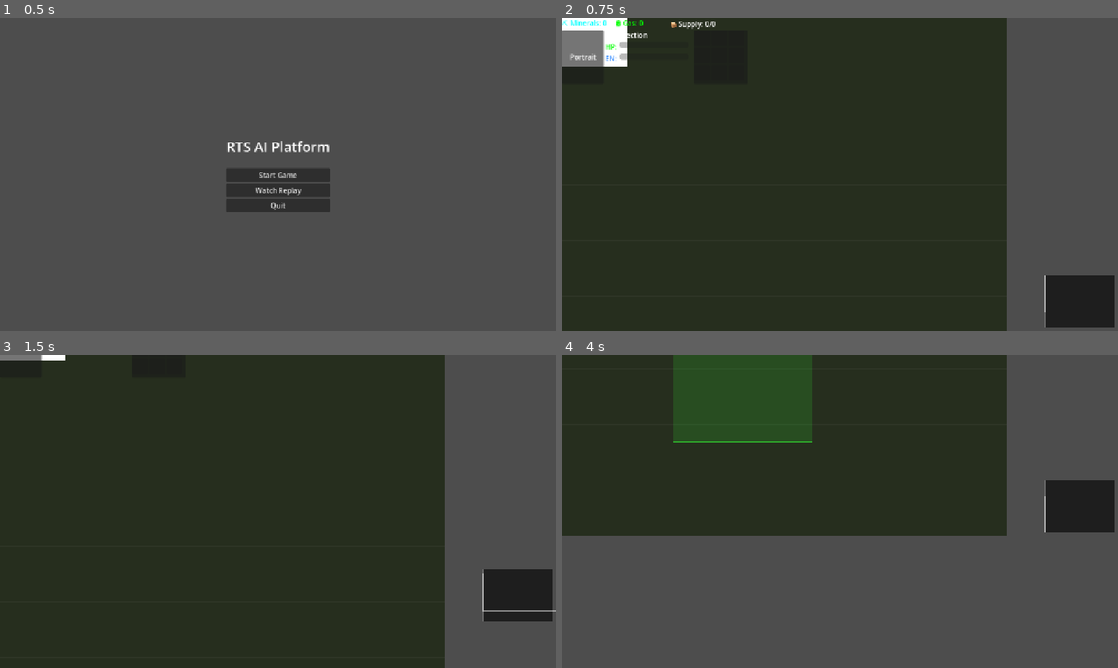
Above: before the commit, frames 1-4 (two rows, left to right).
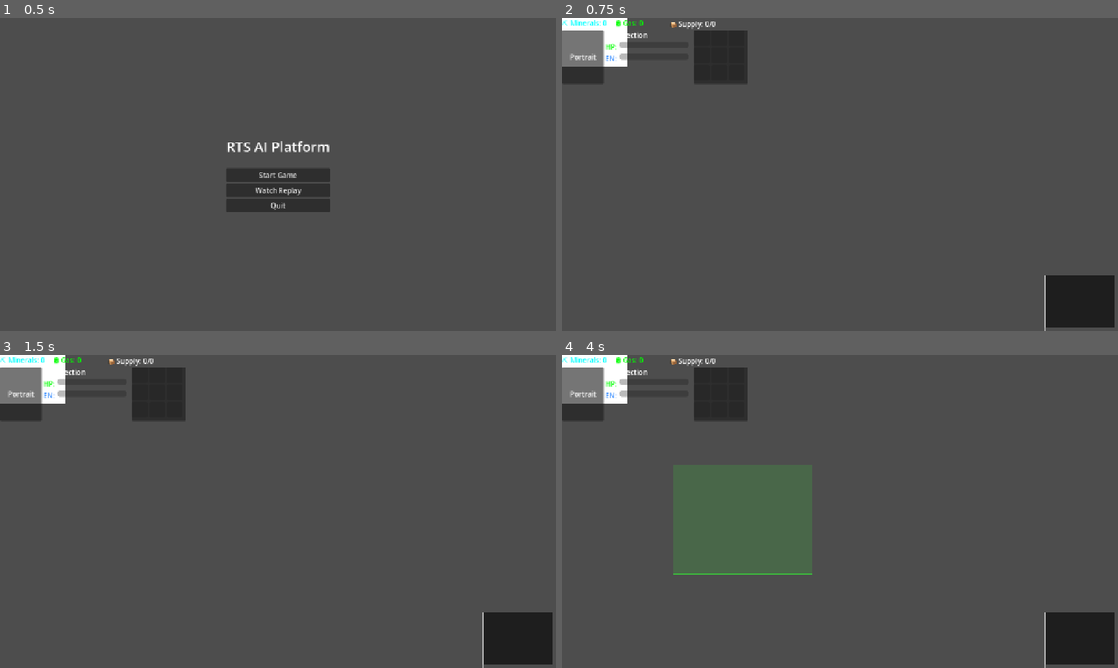
Above: after the commit, the same moments.

Repository: yuyou1983/rts-ai-platform
Game: Godot game, scene res://scenes/main_menu.tscn
The game is run twice, just before and just after one commit, with the same random seed, the same clock (stepped at 60 frames per second) and the same inputs.
Inputs (mouse positions are in pixels of both pictures, inside the frame that each line leads up to):
- Up to frame 1 (0.5 s): no input
- Up to frame 2 (0.75 s): click "Start Game" at 0.5 s
- Up to frame 3 (1.5 s): tap Enter at 1.25 s; move the mouse to (400, 495) at 1.27 s; hold S (move_camera_down) from 1.28 s (still down); click (400, 495) at 1.42 s
- Up to frame 4 (4 s): release S (move_camera_down) at 2 s; drag from (728, 527) to (812, 574) at 2.02 s; move the mouse to (895, 442) at 2.77 s; hold D (move_camera_right) 2.78-3.5 s; click (895, 442) at 2.92 s; tap Space at 3.5 s; drag from (812, 574) to (673, 464) at 3.52 s

Frame 1 is identical in both runs. In frame 2, 76% of the frame differs, in the area x 0-87%, y 0-100%; in frame 3, 81%, in the area x 0-100%, y 0-100%; in frame 4, 53%.
Error before the commit: Trying to assign value of type 'Window' to a variable of type 'Node2D'. (res://scripts/minimap_rect.gd:17)
Error after the commit: Parse Error: Class "AudioManager" hides an autoload singleton. (res://scripts/audio_manager.gd:1)

Commit message:
feat(godot): Retina support, correct sprite frames, audio manager
Retina adaptation:
- project.godot: allow_hidpi=true, autoload AudioManager
- camera_controller: DPI-aware zoom (2x on Retina ≥192 DPI)
- camera_controller: cell_size 16→1, fix clamp for TILE_SIZE=1
- game_view: _cell 16→1, simplify world↔tile conversions

Sprite frames (corrected from SC1 source):
- Zergling: 42×86, moving=7, attack=5
- Marine: 128×128, moving=9, attack=7
- Zealot: 44×84, moving=8, attack=5
- Drone: 48×86, Hydralisk: 50×86 height fix

Audio system:
- New AudioManager autoload with SFX/Voice/Ambient bus pools
- Voice cooldown (0.3s) prevents audio spam
- EntityVisual triggers selection/attack/death sounds
- 224 tests still passing

Diff:
--- a/godot/project.godot
+++ b/godot/project.godot
@@ -24,6 +24,7 @@
 window/size/viewport_width=1280
 window/size/viewport_height=720
 window/stretch/mode="canvas_items"
+window/dpi/allow_hidpi=true
 
 [input]
 
@@ -65,6 +66,14 @@
 2d_physics/layer_3="resources"
 2d_physics/layer_4="terrain"
 
+[autoload]
+
+AudioManager="*res://scripts/audio_manager.gd"
+
 [rendering]
 
 textures/vram_compression/import_etc2_astc=true
+
+[internationalization]
+
+rendering/text_url_lookup=true
--- a/godot/resources/sprite_frames_config.json
+++ b/godot/resources/sprite_frames_config.json
@@ -21,13 +21,13 @@
     },
     "Marine": {
       "file": "res://assets/sprites/units/Marine.png",
-      "frame_width": 44,
-      "frame_height": 44,
-      "directions": 8,
-      "animations": {
-        "idle": 1,
-        "moving": 4,
-        "attack": 4,
+      "frame_width": 128,
+      "frame_height": 128,
+      "directions": 8,
+      "animations": {
+        "idle": 1,
+        "moving": 9,
+        "attack": 7,
         "die": 1
       }
     },
@@ -176,8 +176,8 @@
     },
     "Drone": {
       "file": "res://assets/sprites/units/Drone.png",
-      "frame_width": 40,
-      "frame_height": 44,
+      "frame_width": 48,
+      "frame_height": 86,
       "directions": 8,
       "animations": {
         "idle": 1,
@@ -189,20 +189,20 @@
     },
     "Zergling": {
       "file": "res://assets/sprites/units/Zergling.png",
-      "frame_width": 34,
-      "frame_height": 28,
-      "directions": 8,
-      "animations": {
-        "idle": 1,
-        "moving": 6,
-        "attack": 4,
+      "frame_width": 42,
+      "frame_height": 86,
+      "directions": 8,
+      "animations": {
+        "idle": 1,
+        "moving": 7,
+        "attack": 5,
         "die": 1
       }
     },
     "Hydralisk": {
       "file": "res://assets/sprites/units/Hydralisk.png",
       "frame_width": 50,
-      "frame_height": 50,
+      "frame_height": 86,
       "directions": 8,
       "animations": {
         "idle": 1,
@@ -367,13 +367,13 @@
     },
     "Zealot": {
       "file": "res://assets/sprites/units/Zealot.png",
-      "frame_width": 42,
-      "frame_height": 44,
-      "directions": 8,
-      "animations": {
-        "idle": 1,
-        "moving": 6,
-        "attack": 4,
+      "frame_width": 44,
+      "frame_height": 84,
+      "directions": 8,
+      "animations": {
+        "idle": 1,
+        "moving": 8,
+        "attack": 5,
         "die": 1
       }
     },
--- /dev/null
+++ b/godot/scripts/audio_manager.gd
@@ -0,0 +1,133 @@
+class_name AudioManager
+extends Node
+
+## Central audio system for the RTS game.
+## Handles unit voices, SFX, and ambient audio.
+
+# ── Bus layout ──
+# Master
+#   ├─ SFX
+#   ├─ Voice
+#   └─ Ambient
+
+var _voice_players: Array[AudioStreamPlayer] = []
+var _sfx_players: Array[AudioStreamPlayer] = []
+var _ambient_player: AudioStreamPlayer = null
+var _cache: Dictionary = {}  # path → AudioStream
+
+const MAX_VOICE := 2
+const MAX_SFX := 8
+const VOICE_COOLDOWN := 0.3  # seconds between same-unit voice lines
+
+var _last_voice_time: Dictionary = {}  # unit_name → timestamp
+
+func _ready() -> void:
+	# Create audio buses if they don't exist
+	if not AudioServer.get_bus_count() > 0:
+		AudioServer.add_bus()  # Master (0)
+	if AudioServer.get_bus_count() < 2:
+		AudioServer.add_bus()  # SFX (1)
+		AudioServer.set_bus_name(1, "SFX")
+		AudioServer.set_bus_send(1, "Master")
+	if AudioServer.get_bus_count() < 3:
+		AudioServer.add_bus()  # Voice (2)
+		AudioServer.set_bus_name(2, "Voice")
+		AudioServer.set_bus_send(2, "Master")
+	if AudioServer.get_bus_count() < 4:
+		AudioServer.add_bus()  # Ambient (3)
+		AudioServer.set_bus_name(3, "Ambient")
+		AudioServer.set_bus_send(3, "Master")
+
+	for i in range(MAX_VOICE):
+		var p := AudioStreamPlayer.new()
+		p.bus = "Voice"
+		add_child(p)
+		_voice_players.append(p)
+
+	for i in range(MAX_SFX):
+		var p := AudioStreamPlayer.new()
+		p.bus = "SFX"
+		add_child(p)
+		_sfx_players.append(p)
+
+	_ambient_player = AudioStreamPlayer.new()
+	_ambient_player.bus = "Ambient"
+	add_child(_ambient_player)
+
+func _get_stream(path: String) -> AudioStream:
+	if _cache.has(path):
+		return _cache[path]
+	if not ResourceLoader.exists(path):
+		return null
+	var stream = ResourceLoader.load(path)
+	if stream:
+		_cache[path] = stream
+	return stream
+
+func _get_idle_player(pool: Array) -> AudioStreamPlayer:
+	for p in pool:
+		if not p.playing:
+			return p
+	return null
+
+# ── Public API ──
+
+## Play a unit voice line (e.g., Zergling_selected, Marine_moving)
+func play_unit_voice(unit_name: String, action: String) -> void:
+	var key := "%s_%s" % [unit_name, action]
+	var now := Time.get_ticks_msec() / 1000.0
+	if _last_voice_time.get(key, 0.0) + VOICE_COOLDOWN > now:
+		return
+	_last_voice_time[key] = now
+	var path := "res://assets/audio/units/%s_%s.wav" % [unit_name, action]
+	var stream := _get_stream(path)
+	if stream == null:
+		return
+	var player := _get_idle_player(_voice_players)
+	if player:
+		player.stream = stream
+		player.play()
+
+## Play a gameplay SFX
+func play_sfx(path: String, volume_db: float = 0.0) -> void:
+	var stream := _get_stream(path)
+	if stream == null:
+		return
+	var player := _get_idle_player(_sfx_players)
+	if player:
+		player.stream = stream
+		player.volume_db = volume_db
+		player.play()
+
+## Play building construction sound
+func play_build_sound(building_type: String) -> void:
+	play_sfx("res://assets/audio/sfx/Terran_build.wav" if building_type.find("Terran") >= 0 or building_type in ["SupplyDepot", "Barracks", "Factory", "CommandCenter"] else "res://assets/audio/sfx/Protoss_build.wav" if building_type in ["Pylon", "Gateway", "Nexus", "Assimilator", "Forge", "CyberneticsCore"] else "res://assets/audio/sfx/Zerg_build.wav")
+
+## Play attack sound
+func play_attack_sound(unit_name: String) -> void:
+	play_unit_voice(unit_name, "attack")
+
+## Play selection sound
+func play_selection_sound(unit_name: String) -> void:
+	play_unit_voice(unit_name, "selected")
+
+## Play death sound for unit
+func play_death_sound(unit_name: String) -> void:
+	play_sfx("res://assets/audio/units/%s_death.wav" % unit_name)
+
+## Set ambient track
+func set_ambient(path: String) -> void:
+	var stream := _get_stream(path)
+	if stream and _ambient_player:
+		_ambient_player.stream = stream
+		_ambient_player.play()
+
+## Stop ambient
+func stop_ambient() -> void:
+	if _ambient_player:
+		_ambient_player.stop()
+
+## Set bus volume (bus_index: 0=Master, 1=SFX, 2=Voice, 3=Ambient)
+func set_bus_volume(bus_idx: int, volume_db: float) -> void:
+	if bus_idx >= 0 and bus_idx < AudioServer.get_bus_count():
+		AudioServer.set_bus_volume_db(bus_idx, volume_db)
--- a/godot/scripts/camera_controller.gd
+++ b/godot/scripts/camera_controller.gd
@@ -24,7 +24,7 @@
 @export_group("Bounds")
 @export var map_width: float = 64.0
 @export var map_height: float = 64.0
-@export var cell_size: float = 16.0
+@export var cell_size: float = 1.0
 
 # ── Internal State ───────────────────────────────────────────────────────────
 var _camera: Camera2D
@@ -45,6 +45,13 @@
 	_camera.anchor_mode = Camera2D.ANCHOR_MODE_FIXED_TOP_LEFT
 	_camera.position_smoothing_enabled = false
 	_target_zoom = _camera.zoom
+	# DPI-aware default zoom for Retina displays
+	var screen_dpi := DisplayServer.screen_get_dpi()
+	if screen_dpi >= 192:  # Retina or higher
+		_target_zoom = Vector2(2.0, 2.0)
+		_camera.zoom = _target_zoom
+	keyboard_speed *= float(_target_zoom.x)
+	edge_scroll_speed *= float(_target_zoom.x)
 
 func _process(delta: float) -> void:
 	if _camera == null:
@@ -182,8 +189,8 @@
 # ── Bounds ───────────────────────────────────────────────────────────────────
 func _clamp_camera() -> void:
 	var vp_size := get_viewport().get_visible_rect().size / _camera.zoom
-	var map_px_w: float = map_width * cell_size
-	var map_px_h: float = map_height * cell_size
+	var map_px_w: float = map_width  # no cell_size multiplier needed since TILE_SIZE=1
+	var map_px_h: float = map_height
 	_camera.position.x = clampf(_camera.position.x, 0, maxf(0, map_px_w - vp_size.x))
 	_camera.position.y = clampf(_camera.position.y, 0, maxf(0, map_px_h - vp_size.y))
 
--- a/godot/scripts/entity_visual.gd
+++ b/godot/scripts/entity_visual.gd
@@ -56,6 +56,10 @@
 	_sprite_loader = load("res://scripts/sprite_loader.gd").new()
 	_load_sprite_frames()
 	animation_finished.connect(_on_animation_finished)
+	if Engine.has_singleton("AudioManager") or get_node_or_null("/root/AudioManager"):
+		var am = get_node_or_null("/root/AudioManager")
+		if am:
+			am.play_selection_sound(entity_name)
 
 func _load_sprite_frames() -> void:
 	if entity_name.is_empty() or _sprite_loader == null:
@@ -177,10 +181,15 @@
 # ─── Callbacks ────────────────────────────────────────────────────────────────
 func _on_animation_finished() -> void:
 	var current: String = animation
+	var am = get_node_or_null("/root/AudioManager")
 	if current.begins_with("die"):
+		if am:
+			am.play_death_sound(entity_name)
 		death_animation_finished.emit()
 		pause()
 	elif current.begins_with("attack") or current.begins_with("cast") or current.begins_with("gather"):
+		if current.begins_with("attack") and am:
+			am.play_attack_sound(entity_name)
 		animation_cycle_finished.emit(current)
 		if current_state == State.ATTACKING or current_state == State.CASTING:
 			current_state = State.IDLE
--- a/godot/scripts/game_view.gd
+++ b/godot/scripts/game_view.gd
@@ -33,7 +33,7 @@
 
 # ─── Config ────────────────────────────────────────────────
 @onready var _camera: Camera2D = $Camera2D
-var _cell: float = 16.0
+var _cell: float = 1.0
 var _map_w: float = 64.0
 var _map_h: float = 64.0
 
@@ -340,7 +340,7 @@
 		return
 
 	var world_pos := _screen_to_world(get_viewport().get_mouse_position())
-	var tgt_world := world_pos / _cell
+	var tgt_world := world_pos  # TILE_SIZE=1, world coords ARE tile coords
 	var clicked_ent := _ent_at_world_pos(world_pos, SELECT_RADIUS * 3.0)
 	var cmds: Array = []
 
@@ -444,7 +444,7 @@
 			else _calc_formation_fallback(world_pos, moving_ids.size())
 		for i in range(moving_ids.size()):
 			var fpos: Vector2 = formation[i] if i < formation.size() else world_pos
-			var ftgt := fpos / _cell
+			var ftgt := fpos  # TILE_SIZE=1, world coords ARE tile coords
 			cmds.append({
 				"action": "move",
 				"unit_id": moving_ids[i],
@@ -566,7 +566,7 @@
 	indicator.show_indicator()
 
 	# Submit rally point command to SimCore
-	var tgt_world := world_pos / _cell
+	var tgt_world := world_pos  # TILE_SIZE=1, world coords ARE tile coords
 	var cmds: Array = [{
 		"action": "set_rally",
 		"building_id": building_id,
@@ -630,7 +630,7 @@
 	if _cam_ctrl:
 		_cam_ctrl.set_map_size(_map_w, _map_h)
 	_parse(state)
-	_camera.position = Vector2(10, 10) * _cell
+	_camera.position = Vector2(10, 10)  # TILE_SIZE=1, no _cell multiplier needed
 	if _cam_ctrl:
 		_cam_ctrl.move_to_world_position(_camera.position)
 
@@ -676,8 +676,8 @@
 			"building_type": btype,
 			"resource_type": rtype,
 			"resource_amount": float(e.get("resource_amount", 0)),
-			"px": float(e.get("pos_x", 0)) * _cell,
-			"py": float(e.get("pos_y", 0)) * _cell,
+			"px": float(e.get("pos_x", 0)),  # TILE_SIZE=1, world=tile
+			"py": float(e.get("pos_y", 0)),
 			"pos_x": float(e.get("pos_x", 0)),
 			"pos_y": float(e.get("pos_y", 0)),
 			"health": float(e.get("health", 0)),
@@ -776,13 +776,13 @@
 	_draw_minimap()
 
 func _draw_map_background(co: Vector2) -> void:
-	draw_rect(Rect2(co, Vector2(_map_w * _cell, _map_h * _cell)), Color(0.15, 0.18, 0.12, 1.0))
+	draw_rect(Rect2(co, Vector2(_map_w, _map_h)), Color(0.15, 0.18, 0.12, 1.0))
 
 func _draw_grid(co: Vector2) -> void:
 	var grid_color := Color(0.25, 0.28, 0.22, 0.3)
-	var step := _cell * 8.0
-	var map_px := _map_w * _cell
-	var map_py := _map_h * _cell
+	var step := 8.0  # TILE_SIZE=1, grid every 8 tiles
+	var map_px := _map_w
+	var map_py := _map_h
 	var x := step
 	while x < map_px:
 		draw_line(Vector2(x, 0) + co, Vector2(x, map_py) + co, grid_color, 1.0)
@@ -797,8 +797,8 @@
 	# The separate FogRenderer node is also updated.
 	if _fog_w <= 0 or _fog_h <= 0 or _fog_tiles.is_empty():
 		return
-	var map_px := _map_w * _cell
-	var map_py := _map_h * _cell
+	var map_px := _map_w  # TILE_SIZE=1
+	var map_py := _map_h
 	var tile_w := map_px / float(_fog_w)
 	var tile_h := map_py / float(_fog_h)
 
@@ -944,7 +944,7 @@
 					var tpos := Vector2(tgt.px, tgt.py) + co
 					draw_line(lpos, tpos, Color(1.0, 0.3, 0.3, 0.5), 1.0, true)
 			elif e.target_x != 0 or e.target_y != 0:
-				var tpos := Vector2(e.target_x, e.target_y) * _cell + co
+				var tpos := Vector2(e.target_x, e.target_y) + co  # TILE_SIZE=1, no _cell multiplier
 				draw_line(lpos, tpos, Color(0.3, 1.0, 0.3, 0.3), 1.0, true)
 
 func _is_in_fog(e: Dictionary) -> bool:
@@ -1141,8 +1141,8 @@
 	var local := screen_pos - mm.position
 	var frac_x: float = local.x / mm.size.x
 	var frac_y: float = local.y / mm.size.y
-	var map_px_w: float = _map_w * _cell
-	var map_px_h: float = _map_h * _cell
+	var map_px_w: float = _map_w  # TILE_SIZE=1
+	var map_px_h: float = _map_h
 	var target_pos := Vector2(frac_x * map_px_w, frac_y * map_px_h)
 	if _cam_ctrl:
 		_cam_ctrl.move_to_world_position(target_pos)
@@ -1154,8 +1154,8 @@
 	var mm_pos := vp - _mm_size - _mm_margin
 	draw_rect(Rect2(mm_pos, _mm_size), Color(0.0, 0.0, 0.0, 0.6), true)
 	draw_rect(Rect2(mm_pos, _mm_size), Color(0.5, 0.5, 0.5, 0.8), false, 1.0)
-	var sx: float = _mm_size.x / (_map_w * _cell)
-	var sy: float = _mm_size.y / (_map_h * _cell)
+	var sx: float = _mm_size.x / _map_w  # TILE_SIZE=1
+	var sy: float = _mm_size.y / _map_h
 
 	# Draw fog of war on minimap
 	if _fog_w > 0 and _fog_h > 0 and not _fog_tiles.is_empty():
